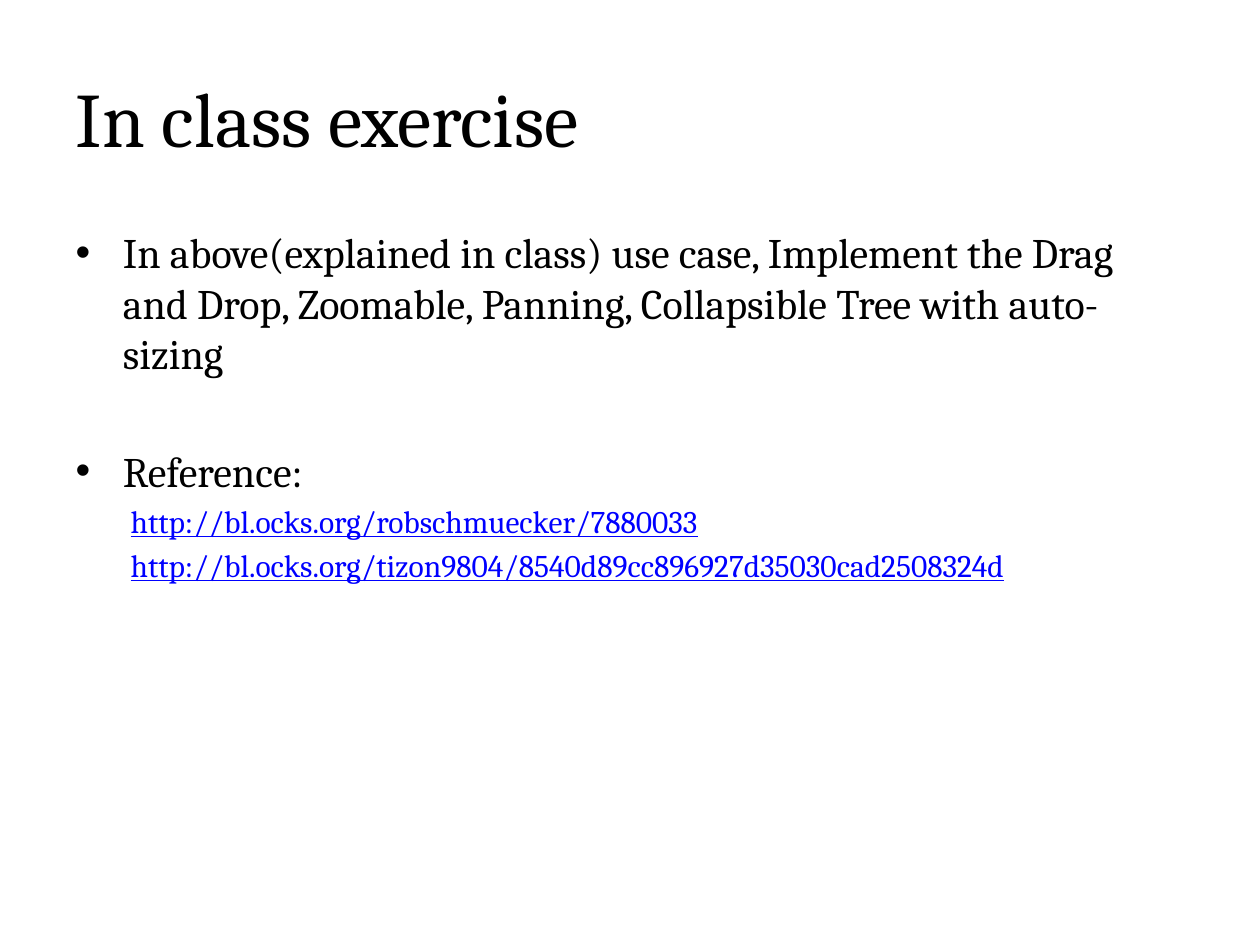
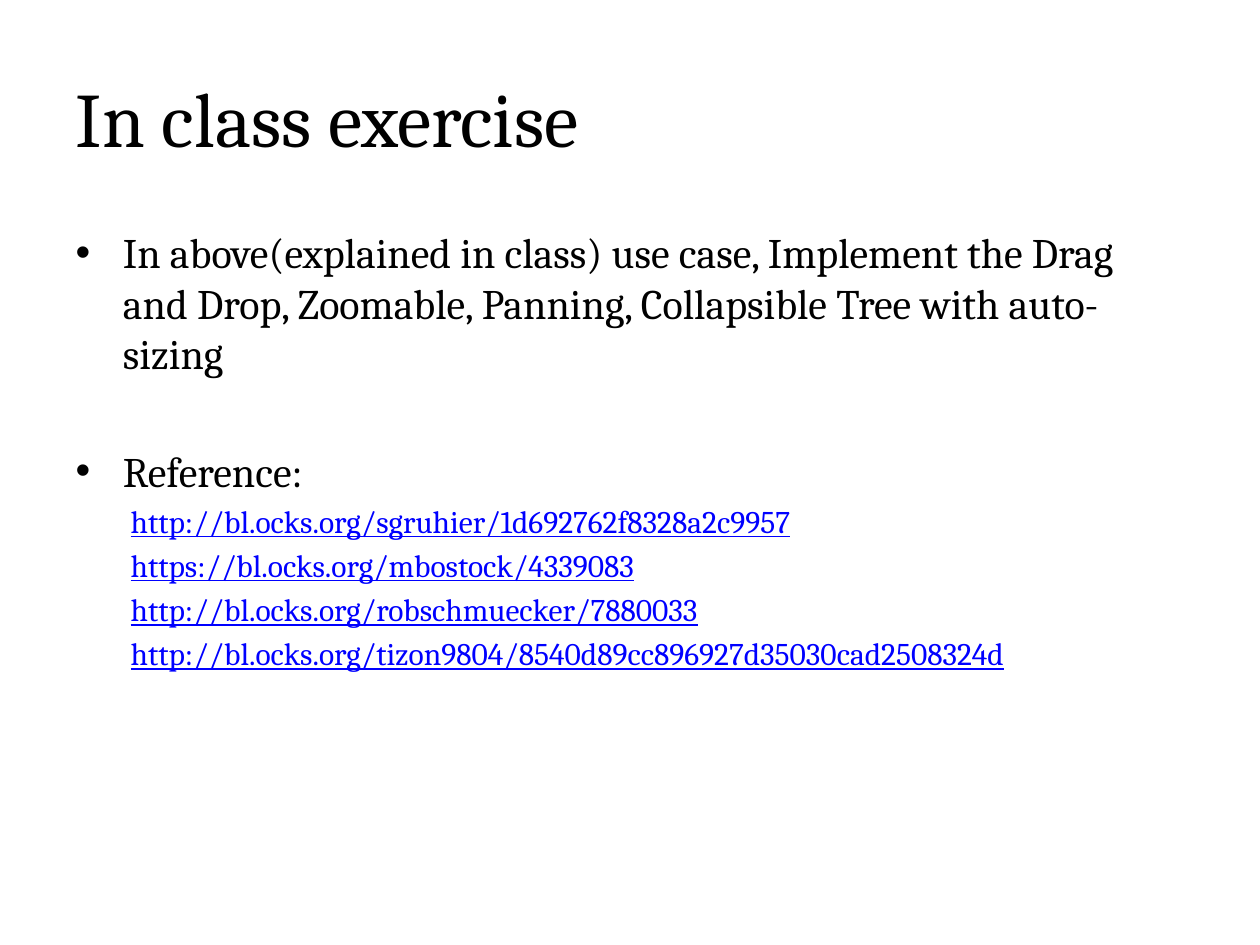
Before and after one commit to liaquat85/CSEE5590-Web-Cloud-Mobile, a slide deck: slide 50 of Lesson 6/Web_Lesson6.pptx. Drawn at 1260x945 pixels with LibreOffice and Linux fonts; fonts in the diff are those of the drawing; background and template pictures are left out. Boxes give left, top, right and bottom in pixels: in the first picture for what was removed or moved away, otherwise in the second. Text is boxed around its words. In the diff, an @@ line names an element or a change of style, - is before the commit and + after.

```diff
--- a/Lesson 6/Web_Lesson6.pptx
+++ b/Lesson 6/Web_Lesson6.pptx
@@ text at [131,510,790,584]: paragraphs added @@
+  http://bl.ocks.org/sgruhier/1d692762f8328a2c9957
+  https://bl.ocks.org/mbostock/4339083
```
Also in this commit, not shown: 38 other files.
